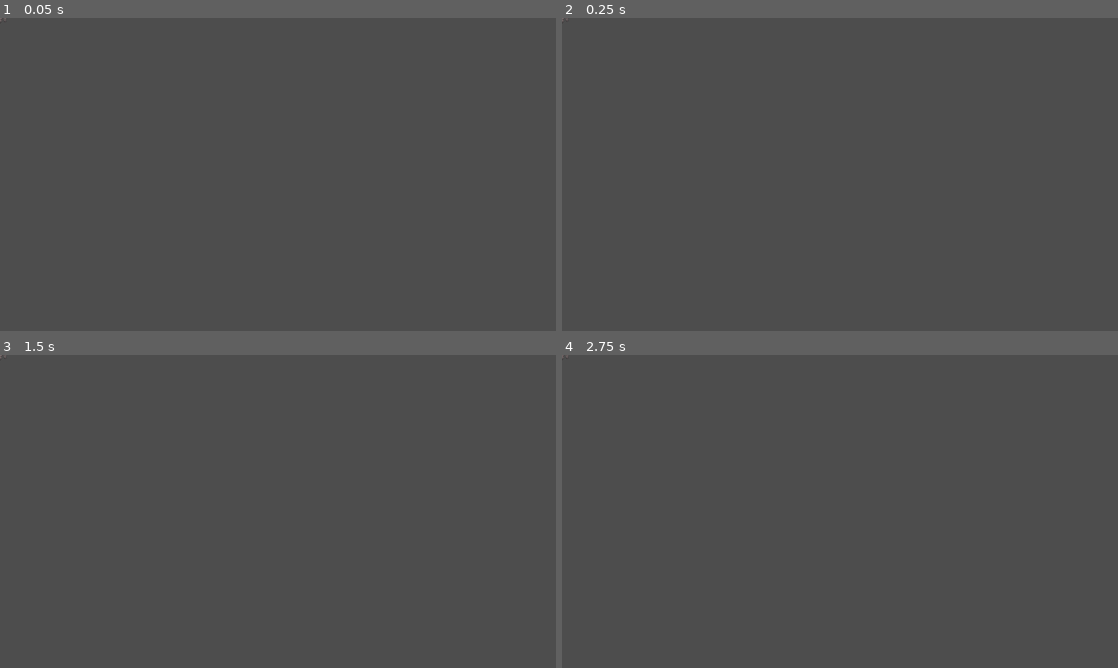
Above: before the commit, frames 1-4 (two rows, left to right).
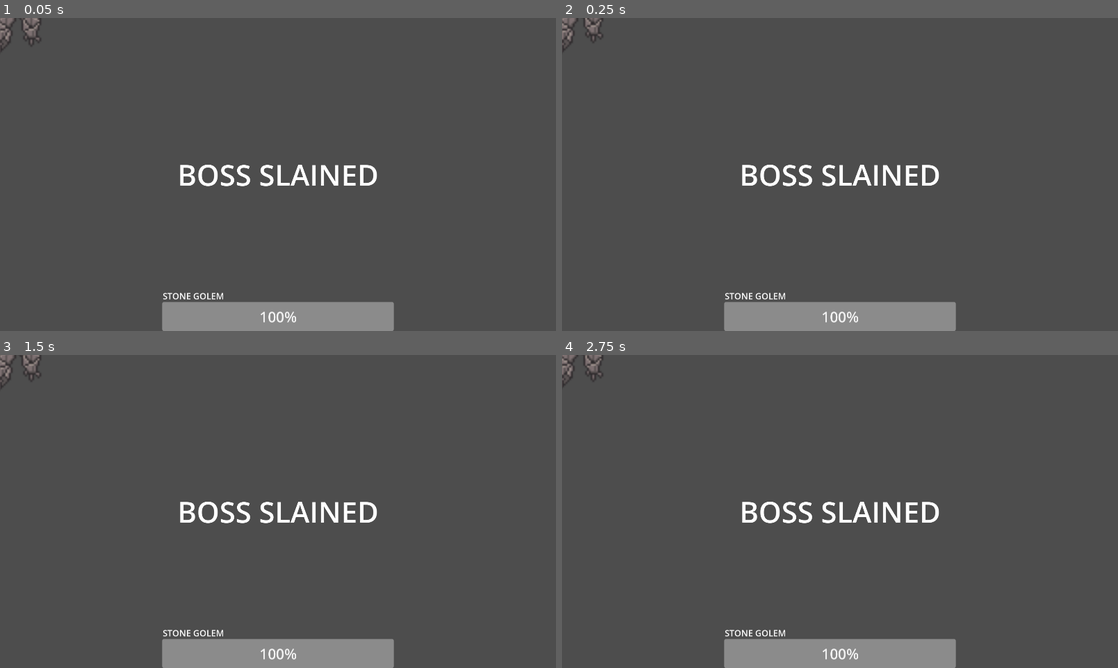
Above: after the commit, the same moments.

Repository: Tonykuang1028/FinalProject
Game: Godot game, scene res://stone_golem.tscn
Same seed, same stepped clock (60 frames per second), same inputs: the game is played once before the commit and once after it. This scene is started directly instead of the project's main scene.
Inputs:
- Up to frame 1 (0.05 s): no input
- Up to frame 2 (0.25 s): no input
- Up to frame 3 (1.5 s): hold D (move_right) 0.53-1.28 s; hold S (move_down) from 1.28 s (still down)
- Up to frame 4 (2.75 s): release S (move_down) at 2.03 s; hold D (move_right) from 2.03 s (still down)

The runs differ from the first frame. In frame 1, 5.2% of the frame differs, in the area x 0-71%, y 0-100%; in frame 2, 5.2%; in frame 3, 5.2%; in frame 4, 5.2%.

Commit message:
made UI

Diff:
--- a/stone_golem.tscn
+++ b/stone_golem.tscn
@@ -198,6 +198,7 @@
 }
 
 [node name="CharacterBody2D" type="CharacterBody2D"]
+scale = Vector2(6.18267, 6.18267)
 
 [node name="Sprite2D" type="Sprite2D" parent="."]
 texture = ExtResource("1_e7dh7")
@@ -217,3 +218,43 @@
 "": SubResource("AnimationLibrary_yjevo")
 }
 autoplay = "idle"
+
+[node name="UI" type="CanvasLayer" parent="."]
+
+[node name="ProgressBar" type="ProgressBar" parent="UI"]
+custom_minimum_size = Vector2(800, 100)
+anchors_preset = 7
+anchor_left = 0.5
+anchor_top = 1.0
+anchor_right = 0.5
+anchor_bottom = 1.0
+offset_left = -2.0
+offset_top = -27.0
+offset_right = 2.0
+grow_horizontal = 2
+grow_vertical = 0
+theme_override_font_sizes/font_size = 50
+value = 100.0
+
+[node name="Label" type="Label" parent="UI/ProgressBar"]
+layout_mode = 0
+offset_left = 2.0
+offset_top = -42.0
+offset_right = 376.0
+theme_override_font_sizes/font_size = 30
+text = "STONE GOLEM"
+
+[node name="Label2" type="Label" parent="UI"]
+anchors_preset = 8
+anchor_left = 0.5
+anchor_top = 0.5
+anchor_right = 0.5
+anchor_bottom = 0.5
+offset_left = -20.0
+offset_top = -11.5
+offset_right = 20.0
+offset_bottom = 11.5
+grow_horizontal = 2
+grow_vertical = 2
+theme_override_font_sizes/font_size = 100
+text = "BOSS SLAINED"
